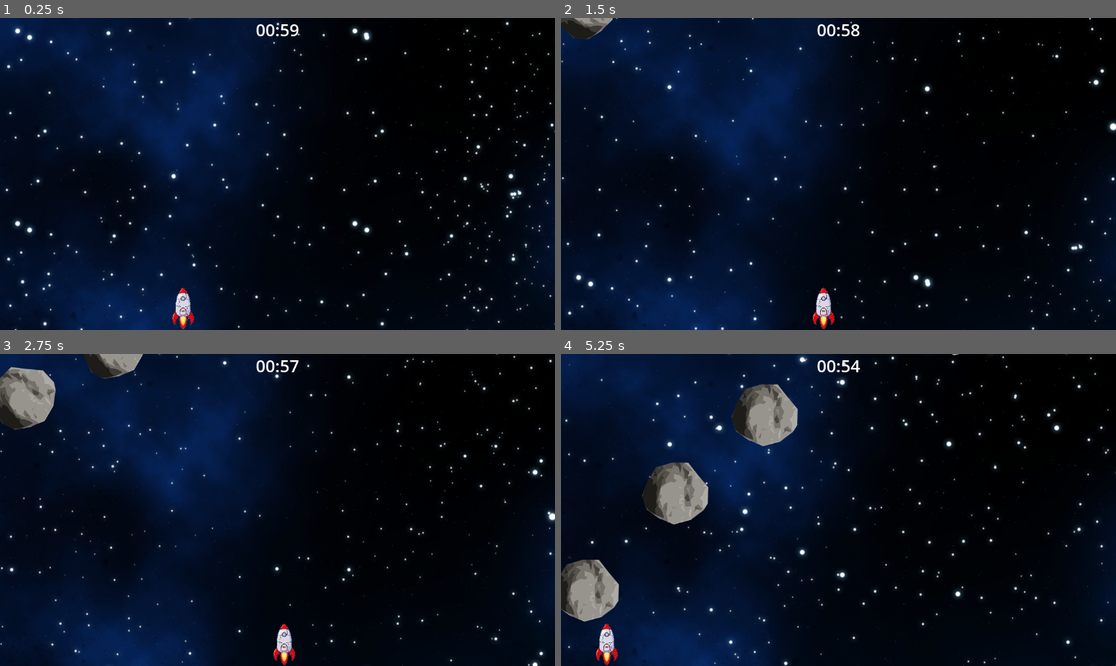
Above: before the commit, frames 1-4 (two rows, left to right).
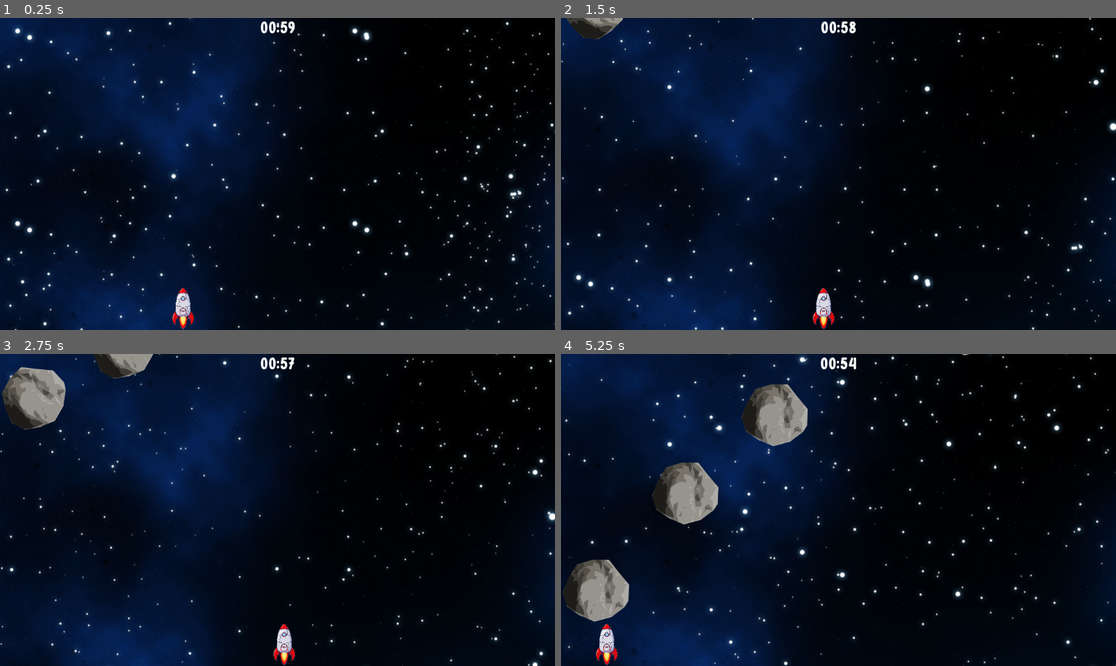
Above: after the commit, the same moments.

Repository: FabianLolo79/ShootEmUp-grupo13
Game: Godot game, scene res://Scenes/main.tscn
The game is run twice, just before and just after one commit, with the same random seed, the same clock (stepped at 60 frames per second) and the same inputs. The project has no main scene, so this scene is started directly.
Inputs:
- Up to frame 1 (0.25 s): no input
- Up to frame 2 (1.5 s): hold Right (ui_right) 0.53-1.28 s; hold Left (ui_left) from 1.28 s (still down)
- Up to frame 3 (2.75 s): release Left (ui_left) at 2.03 s; hold Right (ui_right) from 2.03 s (still down)
- Up to frame 4 (5.25 s): release Right (ui_right) at 2.78 s; hold Up (ui_up) 2.78-3.53 s; hold Left (ui_left) from 3.53 s (still down)

The runs differ from the first frame. In frame 1, 0.2% of the frame differs, in the area x 46-54%, y 1-7%; in frame 2, 0.6%; in frame 3, 2.1%; in frame 4, 4.9%, in the area x 0-74%, y 0-86%.

Commit message:
feature animación de roca, error en la implementación

Diff:
--- a/Scenes/main.tscn
+++ b/Scenes/main.tscn
@@ -7,6 +7,7 @@
 [ext_resource type="Script" path="res://Scenes/spawn_1.gd" id="4_apksh"]
 [ext_resource type="Script" path="res://Scenes/node_timer.gd" id="6_pr7jx"]
 [ext_resource type="PackedScene" uid="uid://b6i17rysakot8" path="res://Scenes/level_2.tscn" id="7_dogf2"]
+[ext_resource type="FontFile" uid="uid://78a7gqy5fvuy" path="res://Assets/BubbleBobble.ttf" id="7_gr1fl"]
 
 [sub_resource type="RectangleShape2D" id="RectangleShape2D_31f2q"]
 size = Vector2(20, 668.5)
@@ -52,6 +53,10 @@
 "Move": SubResource("Animation_6q5da"),
 "RESET": SubResource("Animation_shcyy")
 }
+
+[sub_resource type="LabelSettings" id="LabelSettings_ayw5f"]
+font = ExtResource("7_gr1fl")
+font_size = 35
 
 [node name="Main" type="Node2D"]
 script = ExtResource("1_3mtpr")
@@ -102,6 +107,7 @@
 size_flags_horizontal = 4
 theme_override_font_sizes/font_size = 35
 text = "00:00"
+label_settings = SubResource("LabelSettings_ayw5f")
 horizontal_alignment = 1
 
 [node name="Timer" type="Timer" parent="NodeTimer"]
--- a/Scenes/roca.gd
+++ b/Scenes/roca.gd
@@ -1,10 +1,8 @@
 extends RigidBody2D
-
-#var score :=0
 
 func _on_area_2d_area_entered(area: Area2D) -> void:
 	if area.is_in_group("Laser") or area.is_in_group("Nave"):
-		#$AnimationPlayer.play("Explotion") #revisar el error que no anda
+		$AnimationPlayer.play("Explotion") #revisar el error que no anda
 		# sonido de explosión
 		queue_free()
 	pass
--- a/Scenes/roca.tscn
+++ b/Scenes/roca.tscn
@@ -1,15 +1,75 @@
-[gd_scene load_steps=8 format=3 uid="uid://cc0x7nrsq370s"]
+[gd_scene load_steps=9 format=3 uid="uid://cc0x7nrsq370s"]
 
 [ext_resource type="Script" path="res://Scenes/roca.gd" id="1_tge12"]
 [ext_resource type="Texture2D" uid="uid://cnat6txgpyenu" path="res://Assets/Enemy/Roca.png" id="2_5j8id"]
+[ext_resource type="Texture2D" uid="uid://crc71j20hqsbd" path="res://Assets/Explosion.png" id="3_15hp5"]
 
 [sub_resource type="CircleShape2D" id="CircleShape2D_qvixq"]
 radius = 63.0079
 
 [sub_resource type="Animation" id="Animation_4vlxx"]
 resource_name = "Explotion"
-length = 1.1
 step = 0.1
+tracks/0/type = "value"
+tracks/0/imported = false
+tracks/0/enabled = true
+tracks/0/path = NodePath("Sprite2D:texture")
+tracks/0/interp = 1
+tracks/0/loop_wrap = true
+tracks/0/keys = {
+"times": PackedFloat32Array(0),
+"transitions": PackedFloat32Array(1),
+"update": 1,
+"values": [ExtResource("3_15hp5")]
+}
+tracks/1/type = "value"
+tracks/1/imported = false
+tracks/1/enabled = true
+tracks/1/path = NodePath("Sprite2D:hframes")
+tracks/1/interp = 1
+tracks/1/loop_wrap = true
+tracks/1/keys = {
+"times": PackedFloat32Array(0),
+"transitions": PackedFloat32Array(1),
+"update": 1,
+"values": [10]
+}
+tracks/2/type = "value"
+tracks/2/imported = false
+tracks/2/enabled = true
+tracks/2/path = NodePath("Area2D/CollisionShape2D:visible")
+tracks/2/interp = 1
+tracks/2/loop_wrap = true
+tracks/2/keys = {
+"times": PackedFloat32Array(0, 1),
+"transitions": PackedFloat32Array(1, 1),
+"update": 1,
+"values": [true, false]
+}
+tracks/3/type = "value"
+tracks/3/imported = false
+tracks/3/enabled = true
+tracks/3/path = NodePath("Sprite2D:frame")
+tracks/3/interp = 1
+tracks/3/loop_wrap = true
+tracks/3/keys = {
+"times": PackedFloat32Array(0, 0.1, 0.2, 0.3, 0.4, 0.5, 0.6, 0.7, 0.8, 0.9),
+"transitions": PackedFloat32Array(1, 1, 1, 1, 1, 1, 1, 1, 1, 1),
+"update": 1,
+"values": [9, 8, 7, 6, 5, 4, 3, 2, 1, 0]
+}
+tracks/4/type = "value"
+tracks/4/imported = false
+tracks/4/enabled = true
+tracks/4/path = NodePath("Sprite2D:position")
+tracks/4/interp = 1
+tracks/4/loop_wrap = true
+tracks/4/keys = {
+"times": PackedFloat32Array(0, 0.1, 0.2, 0.3, 0.4, 0.5, 0.6, 0.7, 0.8),
+"transitions": PackedFloat32Array(1, 1, 1, 1, 1, 1, 1, 1, 1),
+"update": 0,
+"values": [Vector2(23, 0), Vector2(18, 0), Vector2(13, 0), Vector2(8, 0), Vector2(3, 0), Vector2(-4, 0), Vector2(-8, 0), Vector2(-14, 0), Vector2(-21, 0)]
+}
 
 [sub_resource type="Animation" id="Animation_iq88r"]
 resource_name = "Idle"
@@ -34,10 +94,34 @@
 tracks/1/interp = 1
 tracks/1/loop_wrap = true
 tracks/1/keys = {
-"times": PackedFloat32Array(0, 0.1, 0.2, 0.3, 0.4, 0.5, 0.6, 0.7, 0.8, 0.9, 1, 1.1),
-"transitions": PackedFloat32Array(1, 1, 1, 1, 1, 1, 1, 1, 1, 1, 1, 1),
-"update": 0,
-"values": [0.0, 0.261799, 0.523599, 0.785398, 1.0472, 1.309, 1.5708, 1.8326, 2.0944, 2.35619, 2.61799, 2.87979]
+"times": PackedFloat32Array(0, 0.5, 1.1),
+"transitions": PackedFloat32Array(1, 1, 1),
+"update": 0,
+"values": [0.0, 1.309, 2.87979]
+}
+tracks/2/type = "value"
+tracks/2/imported = false
+tracks/2/enabled = true
+tracks/2/path = NodePath("Sprite2D:hframes")
+tracks/2/interp = 1
+tracks/2/loop_wrap = true
+tracks/2/keys = {
+"times": PackedFloat32Array(0),
+"transitions": PackedFloat32Array(1),
+"update": 1,
+"values": [1]
+}
+tracks/3/type = "value"
+tracks/3/imported = false
+tracks/3/enabled = true
+tracks/3/path = NodePath("Sprite2D:scale")
+tracks/3/interp = 1
+tracks/3/loop_wrap = true
+tracks/3/keys = {
+"times": PackedFloat32Array(0),
+"transitions": PackedFloat32Array(1),
+"update": 0,
+"values": [Vector2(0.6, 0.6)]
 }
 
 [sub_resource type="Animation" id="Animation_cejm1"]
@@ -66,6 +150,66 @@
 "update": 0,
 "values": [0.0]
 }
+tracks/2/type = "value"
+tracks/2/imported = false
+tracks/2/enabled = true
+tracks/2/path = NodePath("Sprite2D:hframes")
+tracks/2/interp = 1
+tracks/2/loop_wrap = true
+tracks/2/keys = {
+"times": PackedFloat32Array(0),
+"transitions": PackedFloat32Array(1),
+"update": 1,
+"values": [1]
+}
+tracks/3/type = "value"
+tracks/3/imported = false
+tracks/3/enabled = true
+tracks/3/path = NodePath("Sprite2D:scale")
+tracks/3/interp = 1
+tracks/3/loop_wrap = true
+tracks/3/keys = {
+"times": PackedFloat32Array(0),
+"transitions": PackedFloat32Array(1),
+"update": 0,
+"values": [Vector2(0.6, 0.6)]
+}
+tracks/4/type = "value"
+tracks/4/imported = false
+tracks/4/enabled = true
+tracks/4/path = NodePath("Area2D/CollisionShape2D:visible")
+tracks/4/interp = 1
+tracks/4/loop_wrap = true
+tracks/4/keys = {
+"times": PackedFloat32Array(0),
+"transitions": PackedFloat32Array(1),
+"update": 1,
+"values": [true]
+}
+tracks/5/type = "value"
+tracks/5/imported = false
+tracks/5/enabled = true
+tracks/5/path = NodePath("Sprite2D:frame")
+tracks/5/interp = 1
+tracks/5/loop_wrap = true
+tracks/5/keys = {
+"times": PackedFloat32Array(0),
+"transitions": PackedFloat32Array(1),
+"update": 1,
+"values": [9]
+}
+tracks/6/type = "value"
+tracks/6/imported = false
+tracks/6/enabled = true
+tracks/6/path = NodePath("Sprite2D:position")
+tracks/6/interp = 1
+tracks/6/loop_wrap = true
+tracks/6/keys = {
+"times": PackedFloat32Array(0),
+"transitions": PackedFloat32Array(1),
+"update": 0,
+"values": [Vector2(23, 0)]
+}
 
 [sub_resource type="AnimationLibrary" id="AnimationLibrary_kcs26"]
 _data = {
@@ -75,14 +219,13 @@
 }
 
 [node name="Roca" type="RigidBody2D"]
-position = Vector2(100, -100)
 mass = 10000.0
 gravity_scale = 0.05
 script = ExtResource("1_tge12")
 metadata/_edit_group_ = true
 
 [node name="Sprite2D" type="Sprite2D" parent="."]
-position = Vector2(2.04, 0)
+position = Vector2(23, 0)
 scale = Vector2(0.6, 0.6)
 texture = ExtResource("2_5j8id")
 
Renamed: Assets/Music & Sfx/Explosion.png -> Assets/Explosion.png
Not shown, changed: Assets/Explosion.png.import
Not shown, removed: Assets/Music & Sfx/Explosion.png.import
Not shown: 1 places in Scenes/main.tscn that only renumber resources
